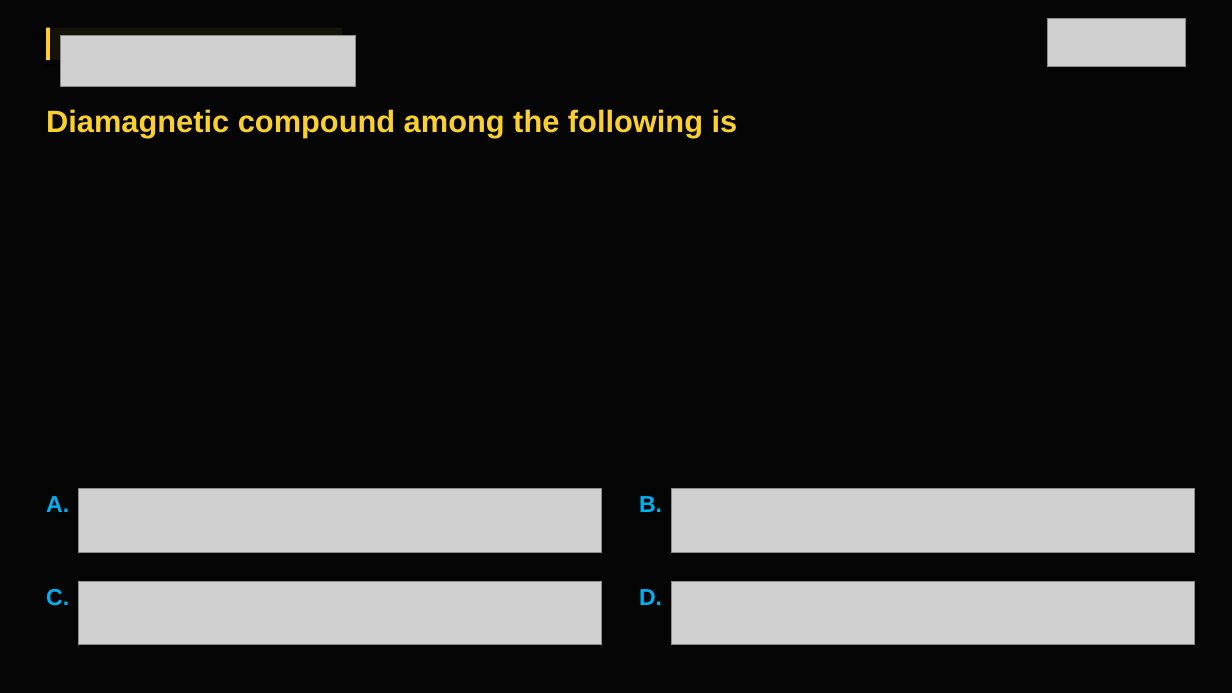
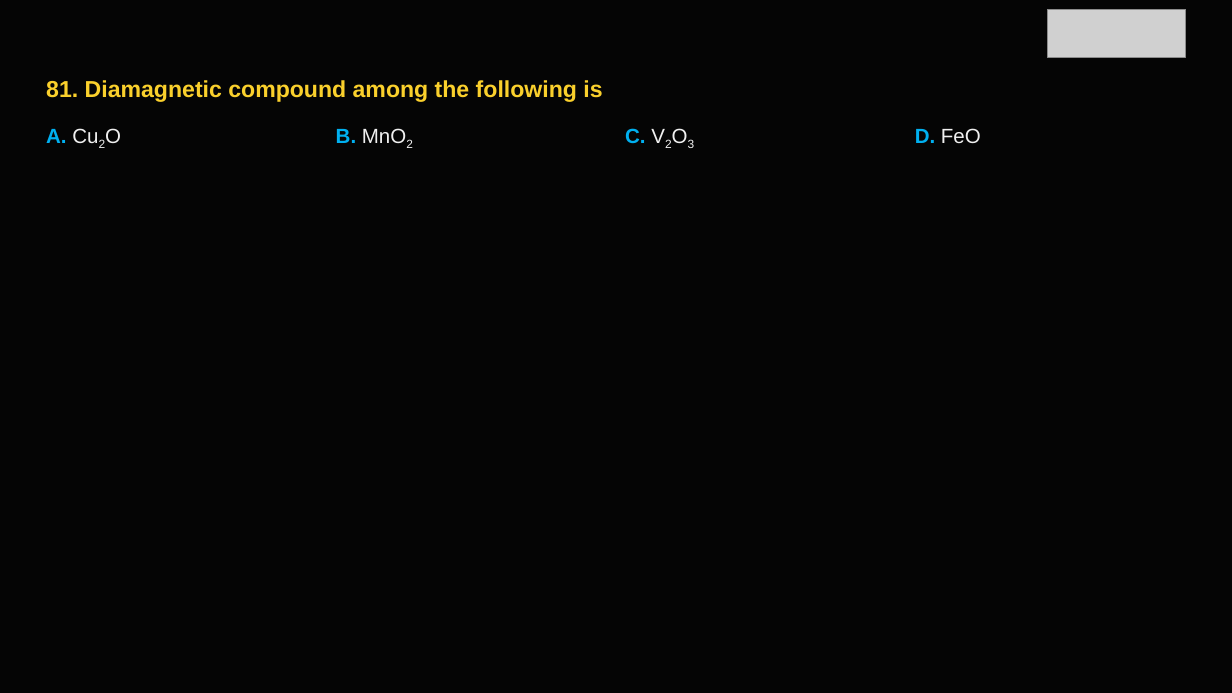
Before and after one commit to lekhan-03/PDFtoSLIDES, a slide deck: slide 83 of data/outputs/chemistry_v4.pptx (slide 86 before the commit). Drawn at 1232x693 pixels with LibreOffice and Linux fonts; fonts in the diff are those of the drawing; grey boxes stand for pictures. Boxes give left, top, right and bottom in pixels: in the first picture for what was removed or moved away, otherwise in the second. Text is boxed around its words. In the diff, an @@ line names an element or a change of style, - is before the commit and + after.

```diff
--- a/data/outputs/chemistry_v4.pptx
+++ b/data/outputs/chemistry_v4.pptx
@@ rectangle removed at [46, 28, 342, 60] @@
@@ rectangle removed at [46, 28, 50, 60] @@
@@ picture: place and size @@
-picture at [1047, 18, 1186, 67]
+picture at [1047, 9, 1186, 57]
@@ picture removed at [60, 35, 356, 86] @@
@@ text at [46, 80, 602, 102]: text changed; size 24 to 18 pt @@
-Diamagnetic compound among the following is
+81. Diamagnetic compound among the following is
@@ text added at [46, 129, 66, 143], 16 pt, text #F0F0F0 @@
+A. Cu2O
@@ text added at [336, 129, 356, 143], 16 pt, text #F0F0F0 @@
+B. MnO2
@@ text added at [625, 128, 645, 143], 16 pt, text #F0F0F0 @@
+C. V2O3
@@ text at [915, 128, 981, 143]: text changed; size 18 to 16 pt; text colour #00B0F0 to #F0F0F0; bold off @@
-D.
+D. FeO
@@ text removed at [46, 496, 69, 512] @@
-A.
@@ picture removed at [79, 489, 602, 553] @@
@@ text removed at [639, 496, 662, 512] @@
-B.
@@ picture removed at [671, 489, 1194, 553] @@
@@ text removed at [46, 589, 69, 606] @@
-C.
@@ picture removed at [79, 581, 602, 645] @@
@@ picture removed at [671, 581, 1194, 645] @@
```
Also in this commit, not shown: 165 other slides changed, 40 slides added, 38 slides removed, 13 other files.
